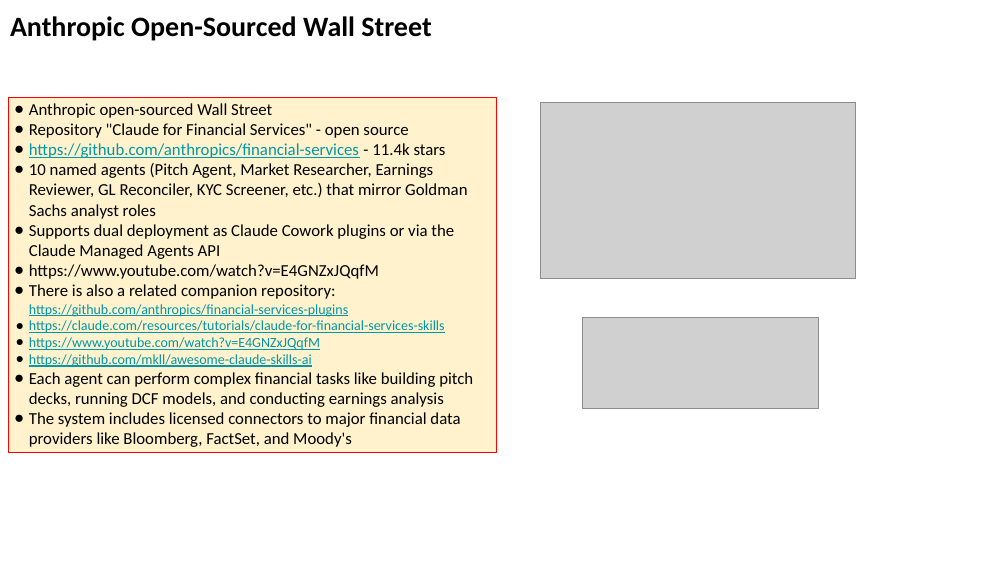
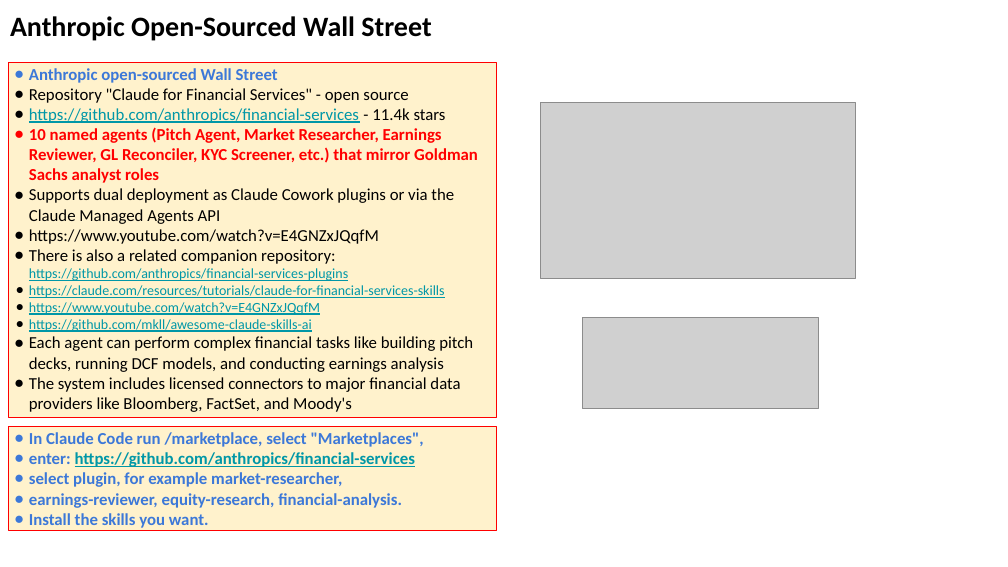
Before and after one commit to lselector/seminar, a slide deck: slide 16 of 2026/2026-05-15-AI-Updates.pptx (slide 12 before the commit). Drawn at 1008x567 pixels with LibreOffice and Linux fonts; fonts in the diff are those of the drawing; grey boxes stand for pictures. Boxes give left, top, right and bottom in pixels: in the first picture for what was removed or moved away, otherwise in the second. Text is boxed around its words. In the diff, an @@ line names an element or a change of style, - is before the commit and + after.

```diff
--- a/2026/2026-05-15-AI-Updates.pptx
+++ b/2026/2026-05-15-AI-Updates.pptx
@@ rectangle "Anthropic open-sourced Wall Street": place and size @@
-rectangle "Anthropic open-sourced Wall Street" at box(9, 98, 497, 453)
+rectangle "Anthropic open-sourced Wall Street" at box(9, 62, 497, 417)
@@ text in rectangle at box(29, 68, 478, 183): text colour #000000 to #3C78D8 in "Anthropic open-sourced Wall Street"; bold on in "Anthropic open-sourced Wall Street", "10 named agents (Pitch Agent, Market Researcher, ..."; text colour #000000 to #FF0000 in "10 named agents (Pitch Agent, Market Researcher, ..."; bullet colour #000000 to #3C78D8; bullet colour #000000 to #FF0000 @@
@@ rectangle added at box(9, 426, 497, 530), fill #FFF2CC, outline #FF0000 0.75 pt, 12 pt, text #3C78D8, bold @@
+● In Claude Code run /marketplace, select "Marketplaces",
+● enter: https://github.com/anthropics/financial-services
+● select plugin, for example market-researcher,
+● earnings-reviewer, equity-research, financial-analysis.
+● Install the skills you want.
```
Also in this commit, not shown: 9 other slides changed, 7 slides added.
